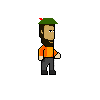
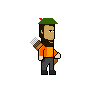
Layered file, before and after one edit (100 × 100). Changes by layer:
added layer "Layer 9" over <box>30,37,58,65</box>
